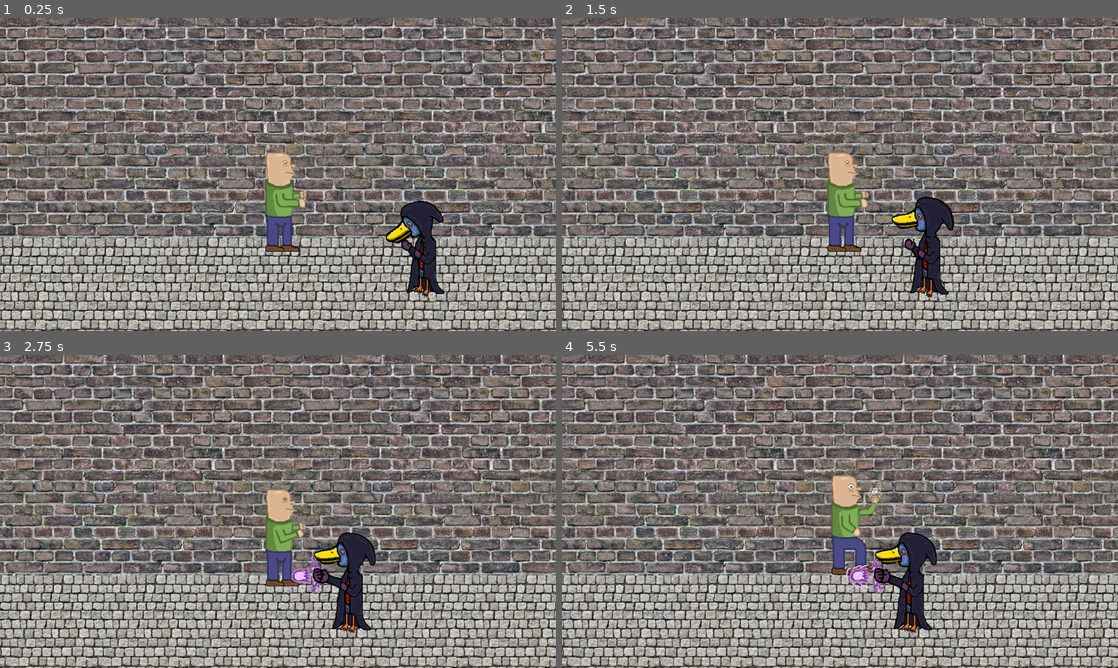
Above: before the commit, frames 1-4 (two rows, left to right).
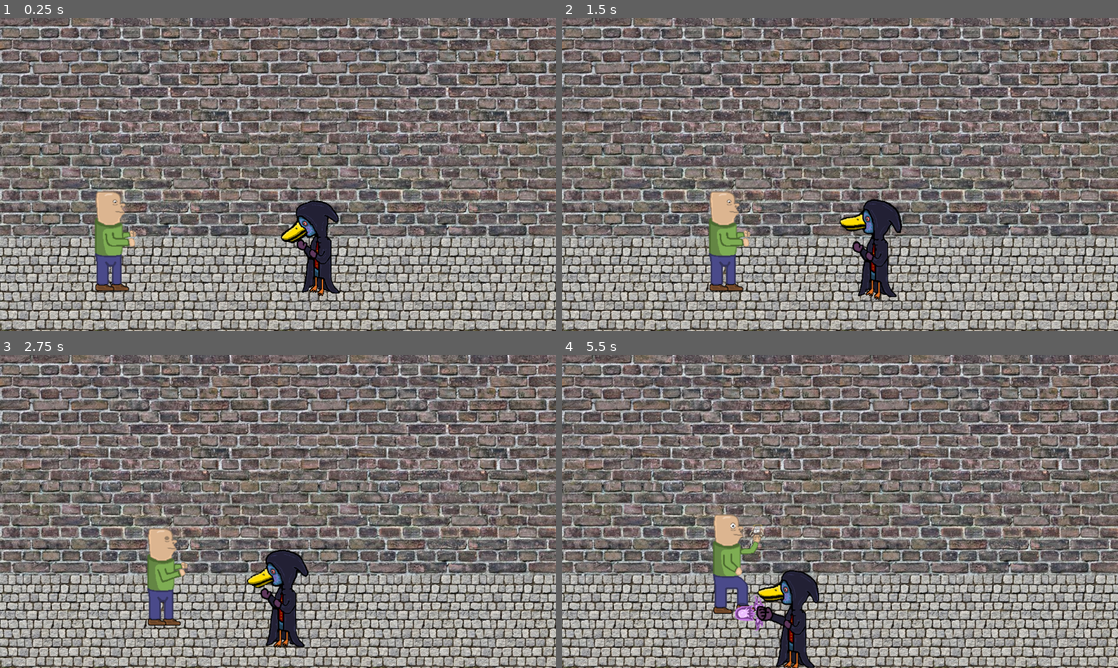
Above: after the commit, the same moments.

Repository: wildin-72/untitled_wild_game
Game: Godot game, scene res://scenes/GameScene/Levels/Level1.tscn
Same seed, same stepped clock (60 frames per second), same inputs: the game is played once before the commit and once after it. This scene is started directly instead of the project's main scene. Sound files missing from this copy of the repository are replaced by a short silence.
Inputs (mouse positions are in pixels of both pictures, inside the frame that each line leads up to):
- Up to frame 1 (0.25 s): no input
- Up to frame 2 (1.5 s): tap Enter (ui_accept) at 0.5, 0.77 s; move the mouse to (962, 158) at 0.52 s; hold Right (ui_right) 0.53-1.25 s; hold E (attack1) 0.53-1.25 s; click (962, 158) at 0.67 s; drag from (728, 190) to (862, 193) at 1.27 s
- Up to frame 3 (2.75 s): move the mouse to (333, 442) at 2.02 s; hold Right (ui_right) from 2.03 s (still down); hold D (attack3) from 2.03 s (still down)
- Up to frame 4 (5.5 s): release Right (ui_right) at 2.75 s; release D (attack3) at 2.75 s; drag from (812, 574) to (673, 464) at 2.77 s; move the mouse to (1006, 558) at 3.52 s; hold A (move_left) 3.53-4.25 s; hold E (attack1) 3.53-4.25 s; tap Enter (ui_accept) at 3.77 s; drag from (673, 464) to (884, 574) at 4.27 s; move the mouse to (867, 511) at 5.02 s; hold S (move_down) from 5.03 s (still down); hold D (attack3) from 5.03 s (still down); click (867, 511) at 5.17 s

The runs differ from the first frame. In frame 1, 63% of the frame differs, in the area x 0-100%, y 0-100%; in frame 2, 57%; in frame 3, 57%; in frame 4, 58%.

Commit message:
created first zone for level 1, camera locks to zone when active

Diff:
--- a/scenes/GameScene/Levels/Level1.tscn
+++ b/scenes/GameScene/Levels/Level1.tscn
@@ -1,58 +1,135 @@
-[gd_scene load_steps=6 format=3 uid="uid://ueshtox2y44q"]
+[gd_scene load_steps=10 format=3 uid="uid://ueshtox2y44q"]
 
 [ext_resource type="Texture2D" uid="uid://beyxx4oivhv11" path="res://assets/images/maps/test map.jpg" id="1_85y3a"]
 [ext_resource type="PackedScene" uid="uid://csfw25lac81x1" path="res://entities/Player/player.tscn" id="1_sfwoj"]
 [ext_resource type="PackedScene" uid="uid://cjbftd2fi2yxu" path="res://entities/Cultist/Basic/cultist_basic.tscn" id="2_a5plb"]
-[ext_resource type="Script" path="res://scenes/GameScene/Levels/EnemyHolder.gd" id="3_fi3mq"]
+[ext_resource type="Script" path="res://scenes/GameScene/Levels/Zone1.gd" id="3_ehmxi"]
 
 [sub_resource type="NavigationPolygon" id="NavigationPolygon_kqx8h"]
-vertices = PackedVector2Array(1273, 337, -1265, 339, -1267, 151, 1262, 145)
+vertices = PackedVector2Array(-61, 345, -1322, 347, -1323, 163, -63, 159)
 polygons = Array[PackedInt32Array]([PackedInt32Array(0, 1, 2, 3)])
-outlines = Array[PackedVector2Array]([PackedVector2Array(-1278, 142, 1288, 133, 1284, 347, -1275, 350)])
+outlines = Array[PackedVector2Array]([PackedVector2Array(-1334, 154, -54, 149, -51, 355, -1332, 358)])
 source_geometry_group_name = &"navigation_polygon_source_group"
+
+[sub_resource type="RectangleShape2D" id="RectangleShape2D_6khwk"]
+size = Vector2(1272, 216)
+
+[sub_resource type="SegmentShape2D" id="SegmentShape2D_q5778"]
+a = Vector2(16, -96)
+b = Vector2(16, 120)
+
+[sub_resource type="SegmentShape2D" id="SegmentShape2D_2jkgj"]
+a = Vector2(-16, -112)
+b = Vector2(-16, 104)
+
+[sub_resource type="RectangleShape2D" id="RectangleShape2D_3orr7"]
+size = Vector2(5118, 502)
 
 [node name="World" type="Node2D"]
 y_sort_enabled = true
 
-[node name="StaticBody2D" type="StaticBody2D" parent="."]
-
-[node name="Sprite2D2" type="Sprite2D" parent="StaticBody2D"]
-position = Vector2(640, 0)
-texture = ExtResource("1_85y3a")
-
-[node name="Sprite2D" type="Sprite2D" parent="StaticBody2D"]
-position = Vector2(-640, 0)
-texture = ExtResource("1_85y3a")
-
-[node name="CollisionPolygon2D" type="CollisionPolygon2D" parent="StaticBody2D"]
-polygon = PackedVector2Array(-1283, -361, -1280, 144, 1283, 142, 1283, -356)
-
-[node name="CollisionPolygon2D2" type="CollisionPolygon2D" parent="StaticBody2D"]
-polygon = PackedVector2Array(-1304, 385, 1296, 382, 1306, 136, 1277, 142, 1283, 360, -1278, 360, -1282, 145, -1316, 155)
-
 [node name="Player" parent="." instance=ExtResource("1_sfwoj")]
 y_sort_enabled = true
-position = Vector2(-104, 162)
+position = Vector2(248, 252)
+collision_layer = 5
 metadata/_edit_group_ = true
 
 [node name="Camera2D" type="Camera2D" parent="Player"]
-limit_left = -1280
+limit_left = 0
 limit_top = -360
-limit_right = 1180
+limit_right = 5120
 limit_bottom = 360
+position_smoothing_enabled = true
+editor_draw_limits = true
 
-[node name="EnemySpawn" type="Marker2D" parent="."]
-position = Vector2(1238, 170)
-
-[node name="EnemySpawn2" type="Marker2D" parent="."]
-position = Vector2(1243, 317)
-
-[node name="EnemyHolder" type="Node2D" parent="."]
-y_sort_enabled = true
-script = ExtResource("3_fi3mq")
-
-[node name="CultistBasic" parent="EnemyHolder" instance=ExtResource("2_a5plb")]
-position = Vector2(227.932, 166.749)
+[node name="CultistBasic" parent="." instance=ExtResource("2_a5plb")]
+position = Vector2(731, 166)
 
 [node name="NavigationRegion2D" type="NavigationRegion2D" parent="."]
+position = Vector2(1343, -3)
 navigation_polygon = SubResource("NavigationPolygon_kqx8h")
+
+[node name="Zone1" type="Area2D" parent="."]
+position = Vector2(1554, 3)
+collision_mask = 4
+script = ExtResource("3_ehmxi")
+
+[node name="ZoneArea" type="CollisionShape2D" parent="Zone1"]
+position = Vector2(-46, 249)
+shape = SubResource("RectangleShape2D_6khwk")
+
+[node name="ZoneCam" type="Camera2D" parent="Zone1"]
+rotation = -0.0205204
+limit_left = 860
+limit_top = -360
+limit_right = 2140
+limit_bottom = 360
+position_smoothing_enabled = true
+position_smoothing_speed = 1.0
+
+[node name="EnemySpawn" type="Marker2D" parent="Zone1"]
+position = Vector2(454, 61)
+
+[node name="EnemySpawn2" type="Marker2D" parent="Zone1"]
+position = Vector2(294, 229)
+
+[node name="EnemySpawn3" type="Marker2D" parent="Zone1"]
+position = Vector2(550, 165)
+
+[node name="EnemyHolder" type="Node2D" parent="Zone1"]
+y_sort_enabled = true
+position = Vector2(-1554, -3)
+
+[node name="CultistBasic" parent="Zone1/EnemyHolder" instance=ExtResource("2_a5plb")]
+position = Vector2(1704, 144)
+
+[node name="ZoneBarrier" type="StaticBody2D" parent="Zone1"]
+
+[node name="CollisionShape2D" type="CollisionShape2D" parent="Zone1/ZoneBarrier"]
+position = Vector2(-714, 237)
+shape = SubResource("SegmentShape2D_q5778")
+debug_color = Color(0.109177, 0.119572, 0.0952955, 0.42)
+
+[node name="CollisionShape2D2" type="CollisionShape2D" parent="Zone1/ZoneBarrier"]
+position = Vector2(622, 253)
+shape = SubResource("SegmentShape2D_2jkgj")
+debug_color = Color(0.109177, 0.119572, 0.0952955, 0.42)
+
+[node name="NavigationRegion2D" type="NavigationRegion2D" parent="Zone1"]
+visible = false
+position = Vector2(950, -3)
+navigation_polygon = SubResource("NavigationPolygon_kqx8h")
+
+[node name="Background" type="StaticBody2D" parent="."]
+metadata/_edit_group_ = true
+metadata/_edit_lock_ = true
+
+[node name="Sprite2D2" type="Sprite2D" parent="Background"]
+texture = ExtResource("1_85y3a")
+offset = Vector2(640, 0)
+
+[node name="Sprite2D" type="Sprite2D" parent="Background"]
+position = Vector2(1280, 0)
+texture = ExtResource("1_85y3a")
+offset = Vector2(640, 0)
+
+[node name="Sprite2D3" type="Sprite2D" parent="Background"]
+position = Vector2(2560, 0)
+texture = ExtResource("1_85y3a")
+offset = Vector2(640, 0)
+
+[node name="Sprite2D4" type="Sprite2D" parent="Background"]
+position = Vector2(3840, 0)
+texture = ExtResource("1_85y3a")
+offset = Vector2(640, 0)
+
+[node name="CollisionShape2D" type="CollisionShape2D" parent="Background"]
+position = Vector2(2561, -108)
+shape = SubResource("RectangleShape2D_3orr7")
+debug_color = Color(0.92899, 3.05149e-05, 0.6625, 0.42)
+
+[node name="CollisionPolygon2D" type="CollisionPolygon2D" parent="Background"]
+polygon = PackedVector2Array(0, 144, -1, 360, 5120, 360, 5120, 144, 5171, 163, 5171, 401, -53, 392, -47, 141)
+
+[connection signal="body_entered" from="Zone1" to="Zone1" method="_on_body_entered"]
+[connection signal="body_exited" from="Zone1" to="Zone1" method="_on_body_exited"]
--- /dev/null
+++ b/scenes/GameScene/Levels/Zone1.gd
@@ -0,0 +1,77 @@
+extends Area2D
+
+@onready var init_cam = $"../Player/Camera2D"
+@onready var player_cam = $"../Player/Camera2D"
+@onready var zone_cam = $ZoneCam
+@onready var barriers = $ZoneBarrier.get_children()
+@onready var num_enemies = $EnemyHolder.get_child_count()
+@onready var enemy_basic = preload("res://entities/Cultist/Basic/cultist_basic.tscn")
+@onready var enemy_projectile = preload("res://entities/Cultist/Projectile/cultist_projectile.tscn")
+@onready var wave_num: = 0
+var zone_active = false
+
+
+# Called when the node enters the scene tree for the first time.
+func _ready():
+	for barrier in barriers:
+		barrier.disabled = true
+	zone_active = false
+
+func _on_body_entered(body): #zone activates once player steps inside
+	zone_active = true
+
+func next_wave():
+	if num_enemies == 0: #goes to next wave
+		wave_num += 1
+		if wave_num == 2:
+			zone_active = false
+			$ZoneBarrier/CollisionShape2D2.disabled = true
+		else:
+			prepare_spawn("basic", 2, 2)
+			prepare_spawn("proj", .5, 1)
+
+
+func prepare_spawn(type, mult, mob_spawns):
+	var mob_amount = wave_num*mult
+	var mob_wait_time = 2.0
+	var mob_spawn_rounds = float(mob_amount/mob_spawns)
+	spawn_enemies(type, mob_spawn_rounds, mob_wait_time)
+
+func spawn_enemies(type, mob_spawn_rounds, mob_wait_time):
+	if type == "basic":
+		if mob_spawn_rounds >= 1:
+			for i in mob_spawn_rounds:
+				var basic1 = enemy_basic.instantiate()
+				var basic2 = enemy_basic.instantiate()
+				basic1.global_position = $EnemySpawn.global_position
+				basic2.global_position = $EnemySpawn2.global_position
+				$EnemyHolder.add_child(basic1)
+				$EnemyHolder.add_child(basic2)
+				mob_spawn_rounds -= 1
+				await get_tree().create_timer(mob_wait_time).timeout
+
+	if type == "proj":
+		if mob_spawn_rounds >= 1:
+			for i in mob_spawn_rounds:
+				var proj = enemy_projectile.instantiate()
+				proj.global_position = $EnemySpawn3.global_position
+				$EnemyHolder.add_child(proj)
+				mob_spawn_rounds -= 1
+				await get_tree().create_timer(mob_wait_time).timeout
+
+
+func _on_body_exited(body):
+	$ZoneBarrier/CollisionShape2D2.set_deferred("disabled", false)
+# Called every frame. 'delta' is the elapsed time since the previous frame.
+func _process(delta):
+
+	if zone_active:
+		for barrier in barriers:
+			barrier.disabled = false
+		zone_cam.make_current()
+		num_enemies = $EnemyHolder.get_child_count()
+		print("wave_num ", wave_num, " num enemies ", num_enemies)
+		next_wave()
+
+	if zone_active == false:
+		player_cam.make_current()
